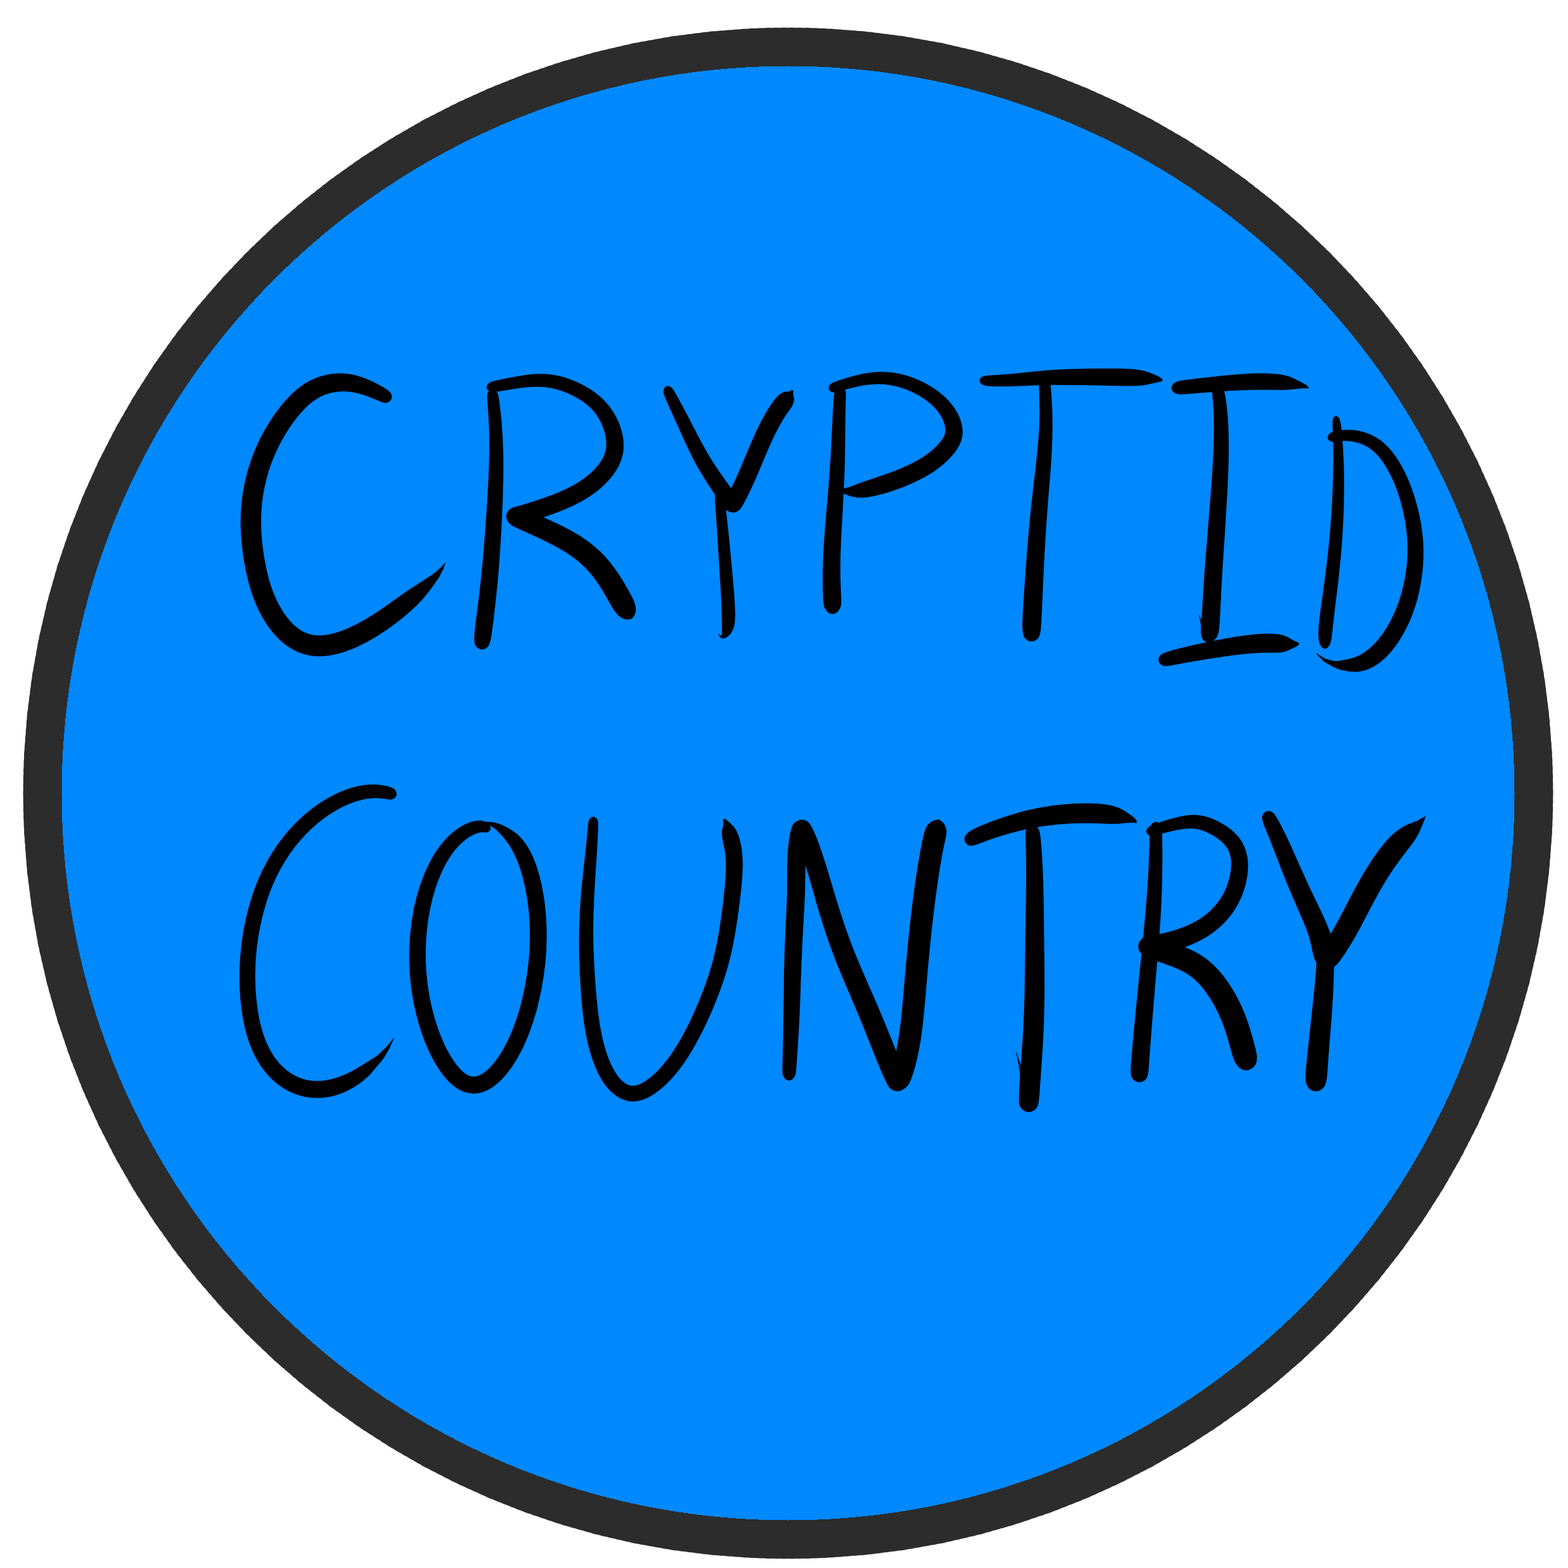
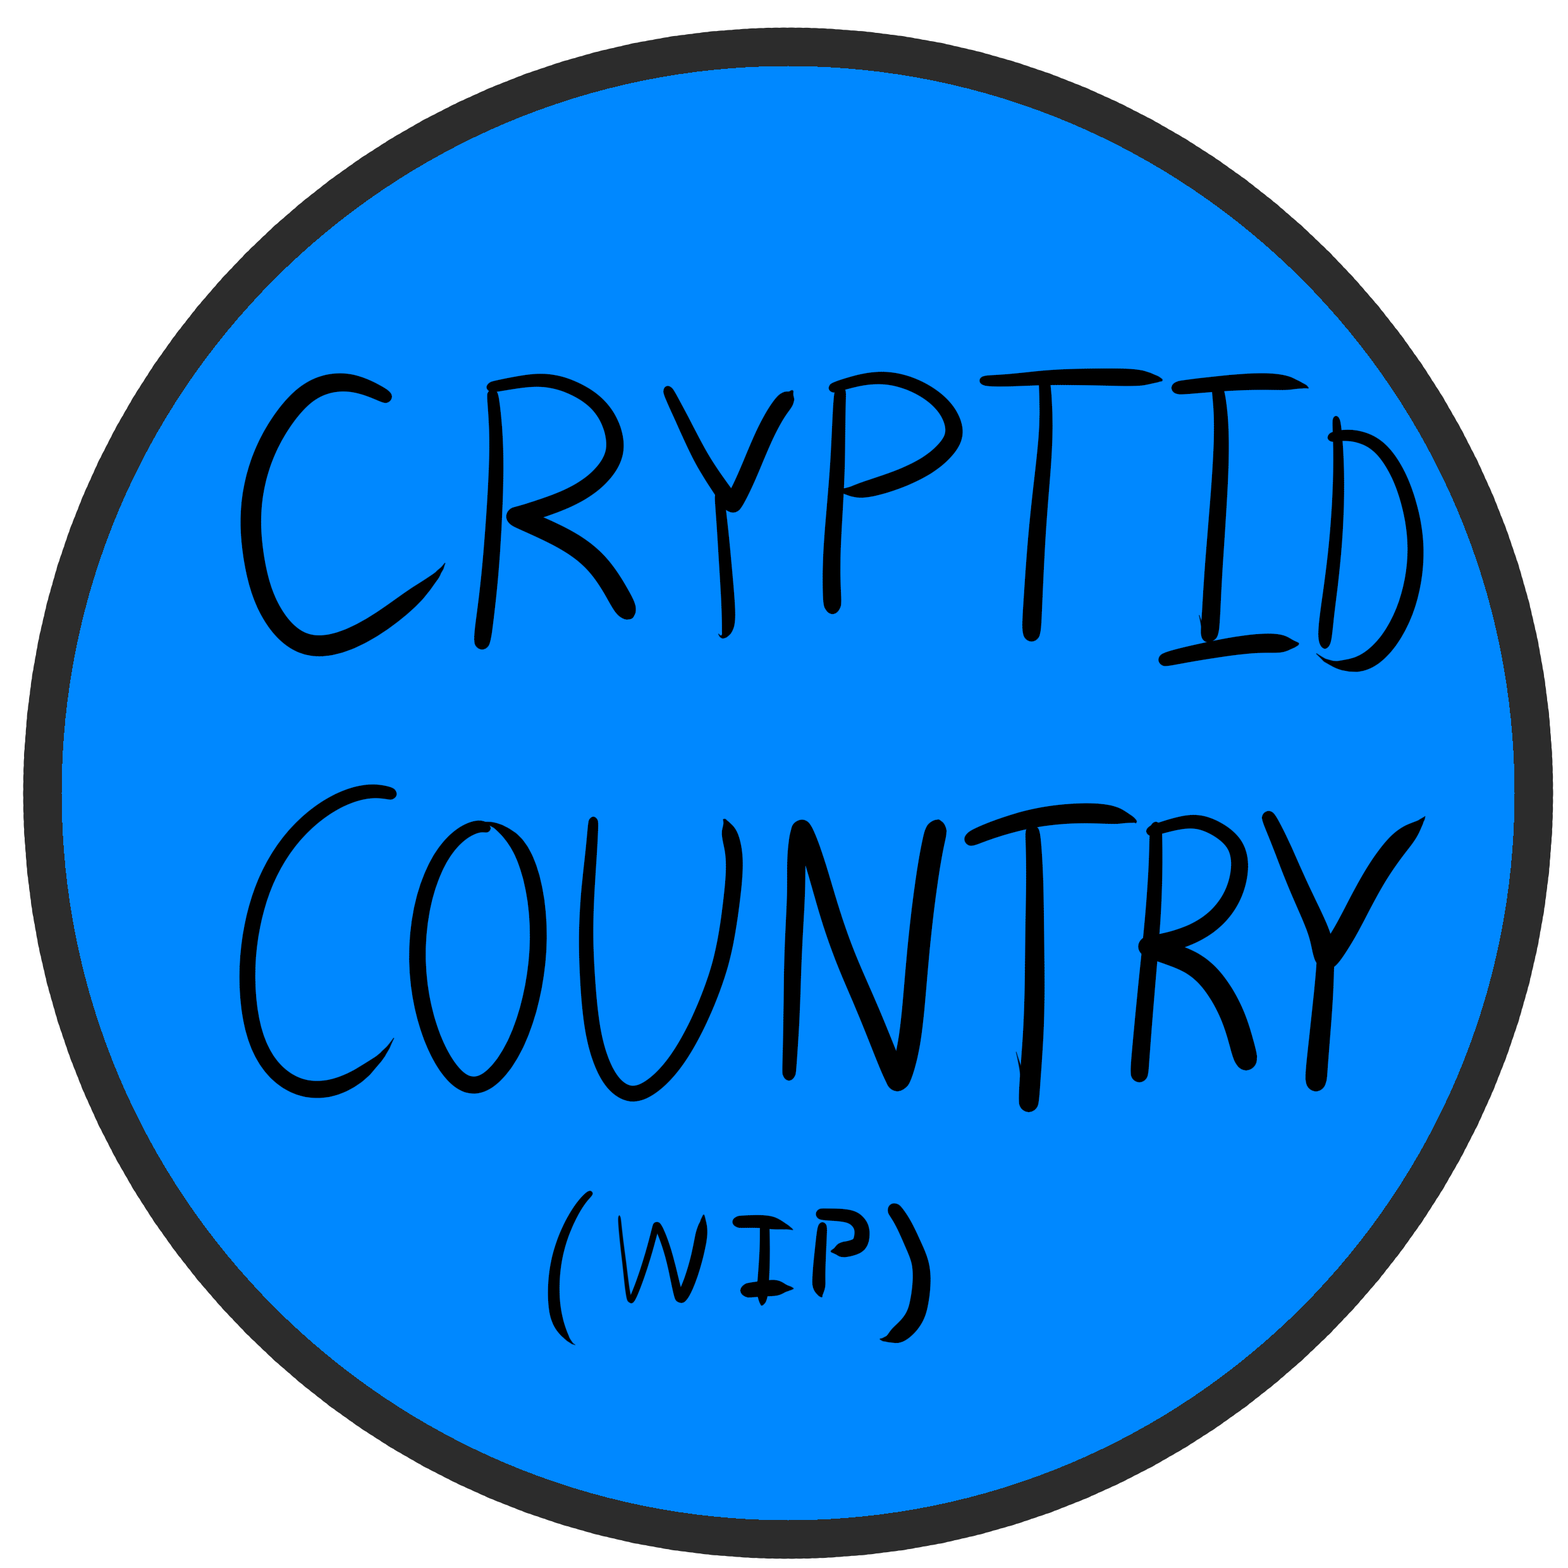
Before/after of a 1568×1568 layered artwork. What changed in the layer stack:
painted on "Paint Layer 2" over <box>547,1190,931,1346</box>